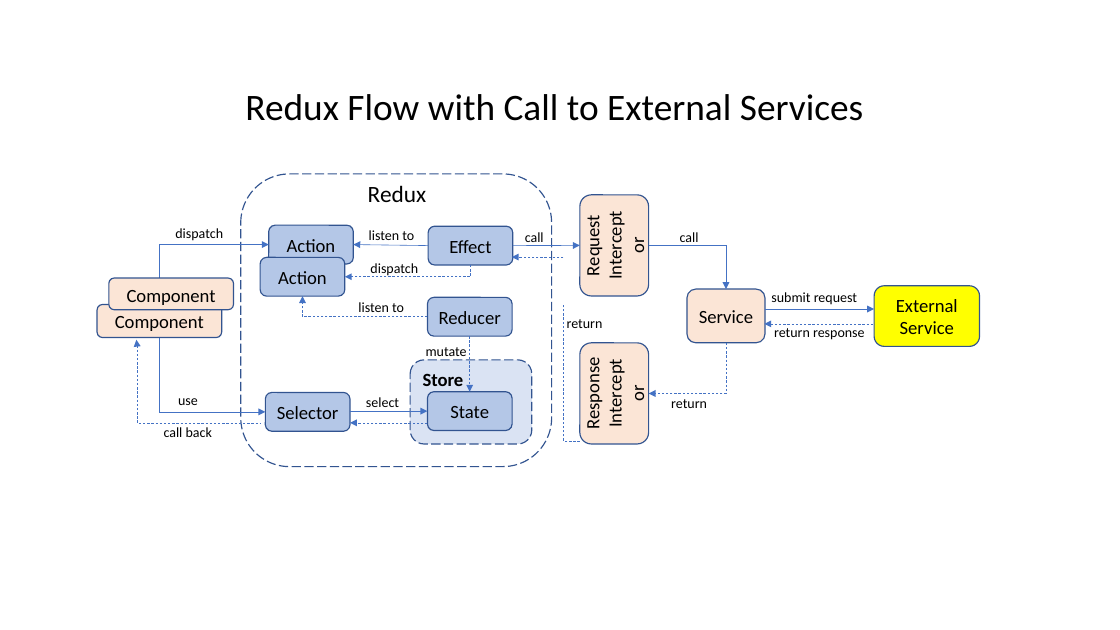
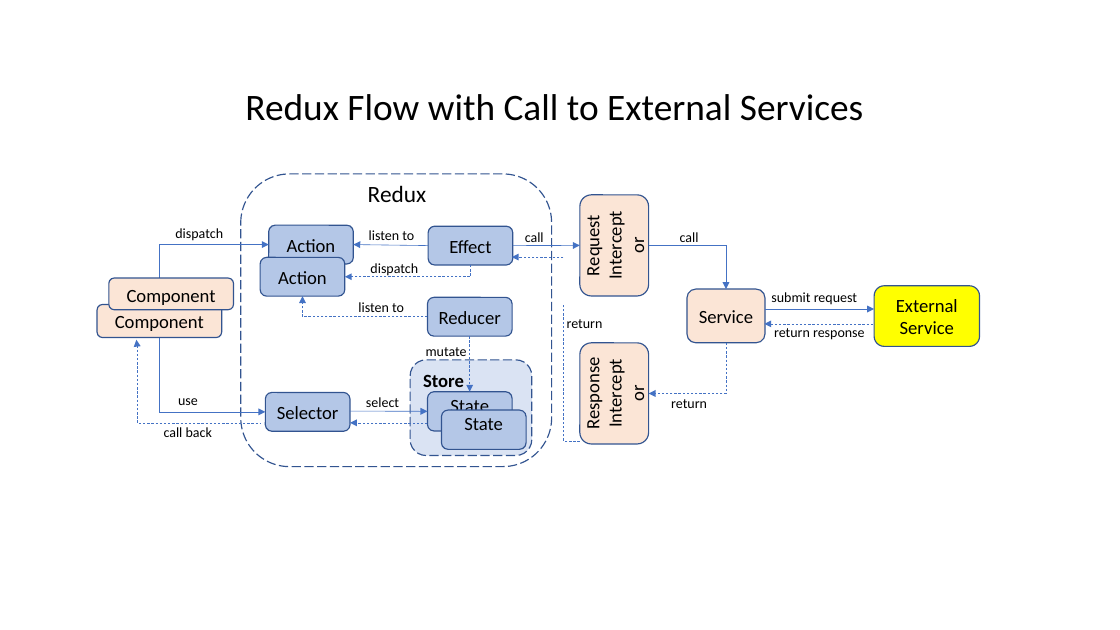
Before and after one commit to dhui808/mobileweb-angular-redux-poc, a slide deck: slide 1 of images/reduxflow.pptx. Drawn at 1120x630 pixels with LibreOffice and Linux fonts; fonts in the diff are those of the drawing. Boxes give left, top, right and bottom in pixels: in the first picture for what was removed or moved away, otherwise in the second. Text is boxed around its words. In the diff, an @@ line names an element or a change of style, - is before the commit and + after.

```diff
--- a/images/reduxflow.pptx
+++ b/images/reduxflow.pptx
@@ rounded rectangle "Store": place and size @@
-rounded rectangle "Store" at (410, 360, 532, 444)
+rounded rectangle "Store" at (410, 360, 532, 455)
@@ rounded rectangle "State" at (428, 392, 513, 431): vertical alignment middle to top @@
@@ rounded rectangle added at (442, 410, 527, 450), fill #B4C7E7, outline #325491 1 pt, 16 pt, text #000000 @@
+State
```
Also in this commit, not shown: 1 other slide changed, 2 other files.
